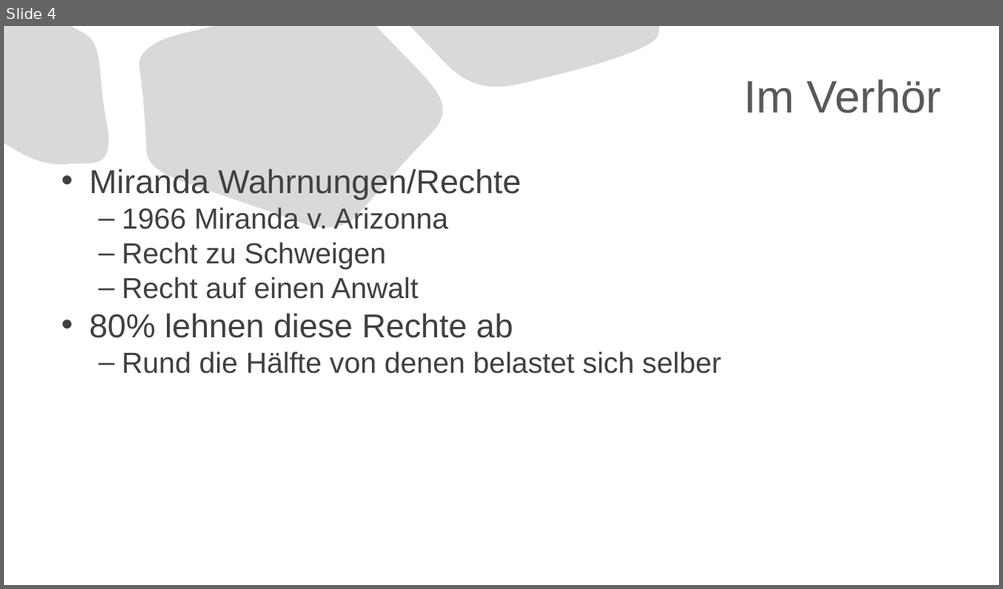
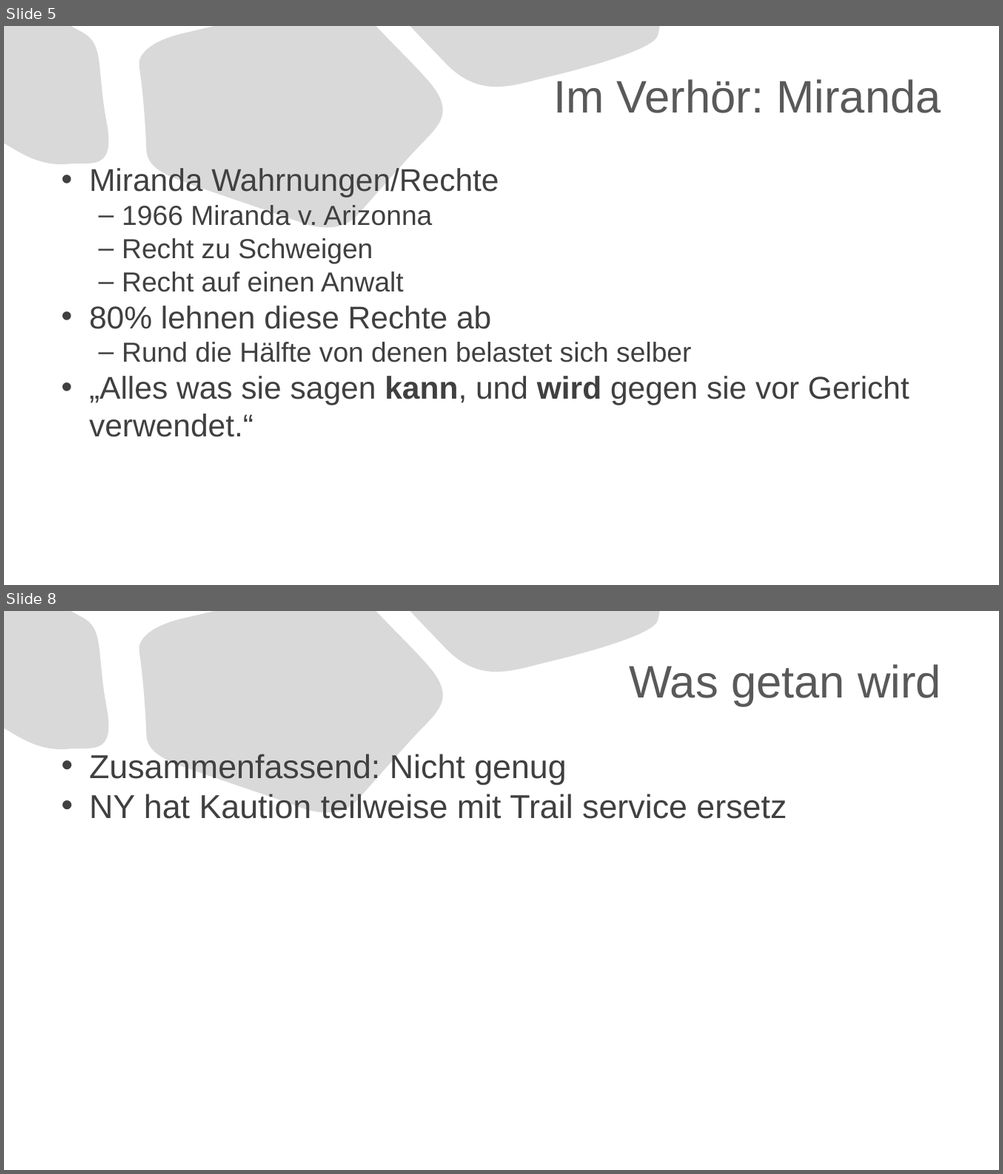
Before and after one commit to MAA28/Abi, a slide deck: Seminarfach/Präsentation.pptx. Shown one above the other, each under a label of ours: slide 4 before the commit, slides 5 and 8 after it; the slides between them are not shown. The pictures are 1003x589 and 1003x1174 pixels, drawn with LibreOffice and Linux fonts; fonts in the diff are those of the drawing. Boxes give left, top, right and bottom in pixels: in the first picture for what was removed or moved away, otherwise in the second. Text is boxed around its words. In the diff, an @@ line names an element or a change of style, - is before the commit and + after.

```diff
--- a/Seminarfach/Präsentation.pptx
+++ b/Seminarfach/Präsentation.pptx
@@ slide 8 added at <box>4,611,999,1170</box>, background #FFFFFF; not listed: 3 template elements that a slide beside it also shows @@
@@ title added at <box>629,664,941,706</box>, 44 pt, text #595959 @@
+Was getan wird
@@ text added at <box>89,754,786,819</box>, 32 pt, text #404040 @@
+• Zusammenfassend: Nicht genug
+• NY hat Kaution teilweise mit Trail service ersetz
@@ what was slide 4 is now slide 5 @@
@@ slide 5 changed as well @@
@@ title at <box>553,79,940,113</box>: text changed @@
-Im Verhör
+Im Verhör: Miranda
@@ text at <box>89,168,691,363</box>: size 32 to 30.4 pt in "Miranda Wahrnungen/Rechte", "80% lehnen diese Rechte ab"; size 28 to 26.6 pt in "1966 Miranda v. Arizonna", "Recht zu Schweigen", "Recht auf einen Anwalt", "Rund die Hälfte von denen belastet sich ..." @@
@@ text at <box>89,376,909,437</box>: paragraph added @@
+• „Alles was sie sagen kann, und wird gegen sie vor Gericht verwendet.“
```
Also in this commit, not shown: 3 other slides changed, 4 other slides added.
